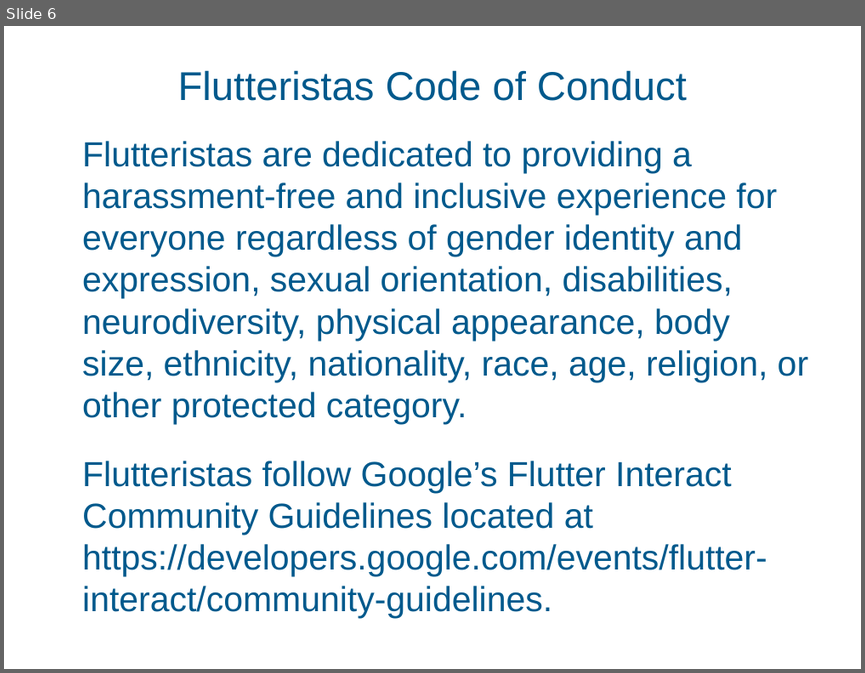
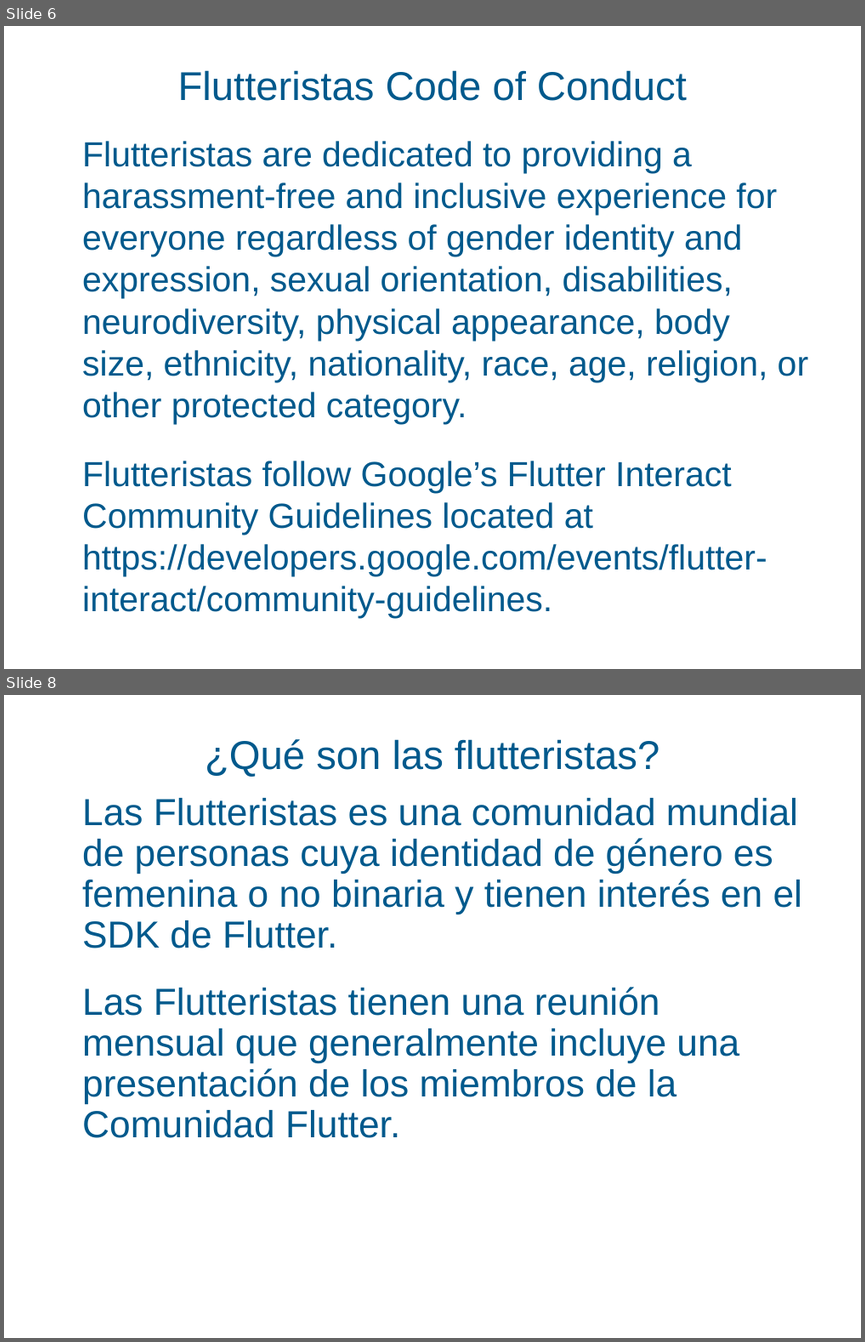
Before and after one commit to TheFlutteristas/presentations, a slide deck: Introduction_to_Flutteristas.pptx. Shown one above the other, each under a label of ours: slide 6 before the commit, slides 6 and 8 after it; the slides between them are not shown. The pictures are 865x673 and 865x1342 pixels, drawn with LibreOffice and Linux fonts; fonts in the diff are those of the drawing. Boxes give left, top, right and bottom in pixels: in the first picture for what was removed or moved away, otherwise in the second. Text is boxed around its words. In the diff, an @@ line names an element or a change of style, - is before the commit and + after.

```diff
--- a/Introduction_to_Flutteristas.pptx
+++ b/Introduction_to_Flutteristas.pptx
@@ slide 8 added at box(4, 695, 861, 1338), background #FFFFFF @@
@@ title added at box(205, 739, 659, 777), 48 pt, text #00598B @@
+¿Qué son las flutteristas?
@@ text added at box(82, 798, 802, 1138), 45 pt, text #00598B @@
+• Las Flutteristas es una comunidad mundial de personas cuya identidad de género es femenina o no binaria y tienen interés en el SDK de Flutter.
+• Las Flutteristas tienen una reunión mensual que generalmente incluye una presentación de los miembros de la Comunidad Flutter.
```
Also in this commit, not shown: 5 other slides added, 1 other file.
